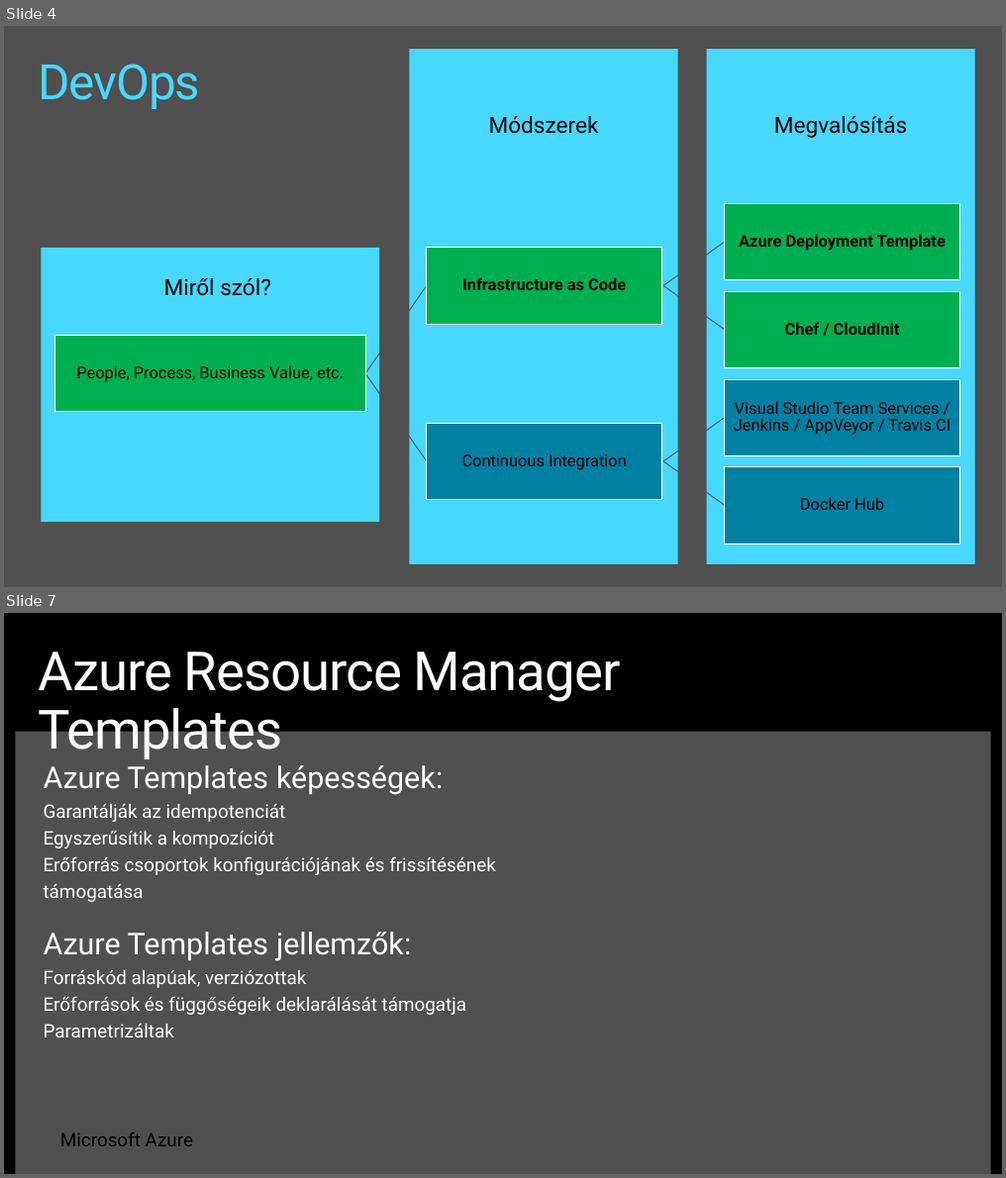
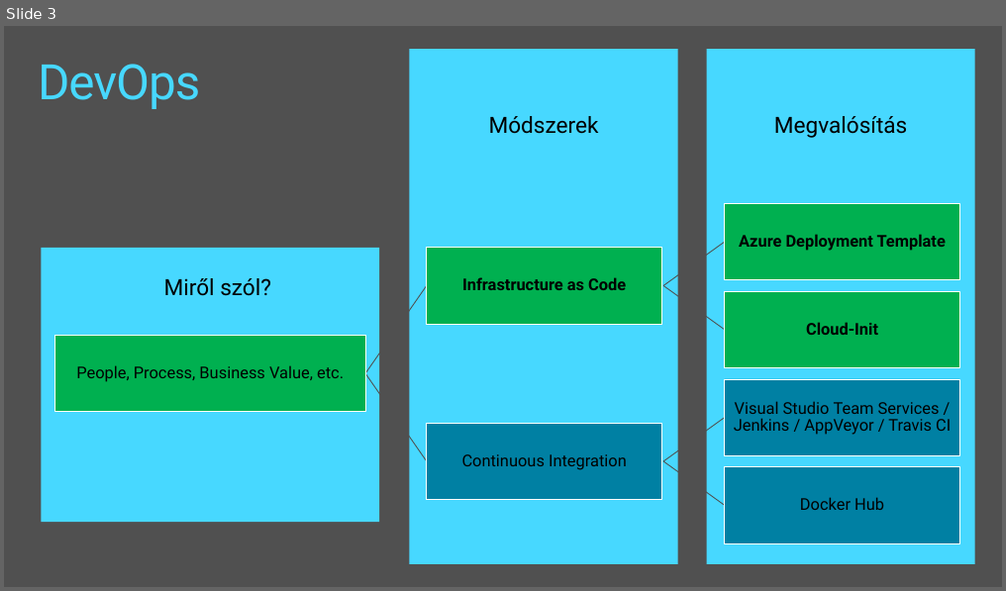
Before and after one commit to ITForumHungary/ITForum2016-DevOps, a slide deck: Session1-Introduction_to_DevOps-Infrastructure_as_Code/Presentation-Session1-Intro_to_DevOps-IaC.pptx. Shown one above the other, each under a label of ours: slides 4 and 7 before the commit, slide 3 after it; the slides between them are not shown. The pictures are 1006x1178 and 1006x591 pixels, drawn with LibreOffice and Linux fonts; fonts in the diff are those of the drawing; background and template pictures are left out. Boxes give left, top, right and bottom in pixels: in the first picture for what was removed or moved away, otherwise in the second. Text is boxed around its words. In the diff, an @@ line names an element or a change of style, - is before the commit and + after.

```diff
--- a/Session1-Introduction_to_DevOps-Infrastructure_as_Code/Presentation-Session1-Intro_to_DevOps-IaC.pptx
+++ b/Session1-Introduction_to_DevOps-Infrastructure_as_Code/Presentation-Session1-Intro_to_DevOps-IaC.pptx
@@ slide 7 removed at [4, 613, 1002, 1174], background #505050 @@
@@ rectangle removed at [4, 613, 15, 1174] @@
@@ rectangle removed at [4, 613, 1002, 731] @@
@@ rectangle removed at [991, 613, 1002, 1174] @@
@@ title removed at [39, 652, 620, 760] @@
-Azure Resource Manager Templates
@@ text removed at [44, 765, 496, 1015] @@
-Azure Templates képességek:
-Garantálják az idempotenciát
-Egyszerűsítik a kompozíciót
-Erőforrás csoportok konfigurációjának és frissítésének támogatása
-Azure Templates jellemzők:
-Forráskód alapúak, verziózottak
-Erőforrások és függőségeik deklarálását támogatja
-Parametrizáltak
@@ text removed at [60, 1133, 193, 1147] @@
-Microsoft Azure
@@ what was slide 4 is now slide 3 @@
@@ slide 3 changed as well @@
@@ text at [806, 322, 878, 335]: text changed @@
-Chef / CloudInit
+Cloud-Init
```
Also in this commit, not shown: 2 other slides changed, 1 slide added, 4 other slides removed.
